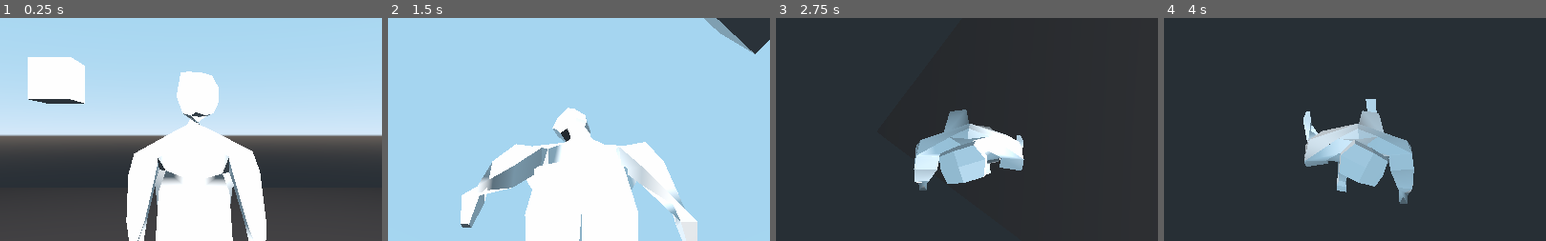
Above: before the commit, frames 1-4 (left to right).
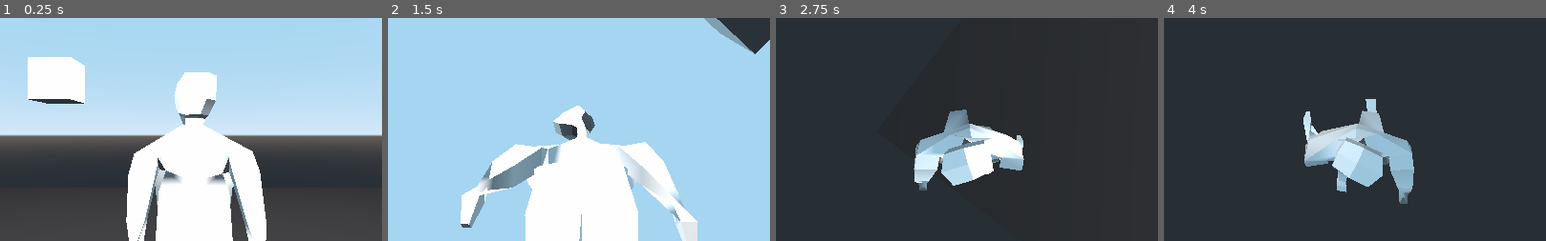
Above: after the commit, the same moments.

Repository: lolajojo/childhood_mystery_prototype
Game: Godot game, scene res://scenes/Main.tscn
The game is run twice, just before and just after one commit, with the same random seed, the same clock (stepped at 60 frames per second) and the same inputs.
Inputs (mouse positions are % of the whole screen's width and height, from its top left):
- Up to frame 1 (0.25 s): no input
- Up to frame 2 (1.5 s): tap Enter at 0.5 s; move the mouse to (45, 70) at 0.52 s; hold W (move_forward) from 0.53 s (still down); move the mouse to (80, 65) at 1.27 s
- Up to frame 3 (2.75 s): move the mouse to (20, 35) at 2.02 s; release W (move_forward) at 2.03 s; hold A (move_left) from 2.03 s (still down)
- Up to frame 4 (4 s): move the mouse to (55, 50) at 2.77 s; move the mouse to (35, 25) at 3.52 s; release A (move_left) at 3.53 s; hold S (move_back) from 3.53 s (still down)
The pictures show only the part of the screen within x 25-75%, y 24-74%; the shares and areas given below are measured in that part.

The runs differ from the first frame. In frame 1, 0.7% of the frame differs, in the area x 35-64%, y 23-61%; in frame 2, 0.7%; in frame 3, 1.4%, in the area x 37-60%, y 48-76%; in frame 4, 1.1%.

Commit message:
Fix wrong Head bone rotation

Diff:
--- a/childhood-mystery-prototype/scenes/PointToLookAt.gd
+++ b/childhood-mystery-prototype/scenes/PointToLookAt.gd
@@ -17,9 +17,6 @@
 	var target_position = skeleton_node.global_transform.xform_inv(global_transform.origin)
 
 	rest_global_pose = rest_global_pose.looking_at(target_position, Vector3.UP)
+	rest_global_pose.basis = rest_global_pose.basis.rotated(rest_global_pose.basis.y, deg2rad(180.0))
 
-	var rest_euler = rest_global_pose.basis.get_euler()
-	var self_euler = global_transform.basis.get_euler()
-
-	rest_global_pose.basis = Basis(rest_euler)
 	skeleton_node.set_bone_global_pose_override(bone_id, rest_global_pose, 1.0, true)
